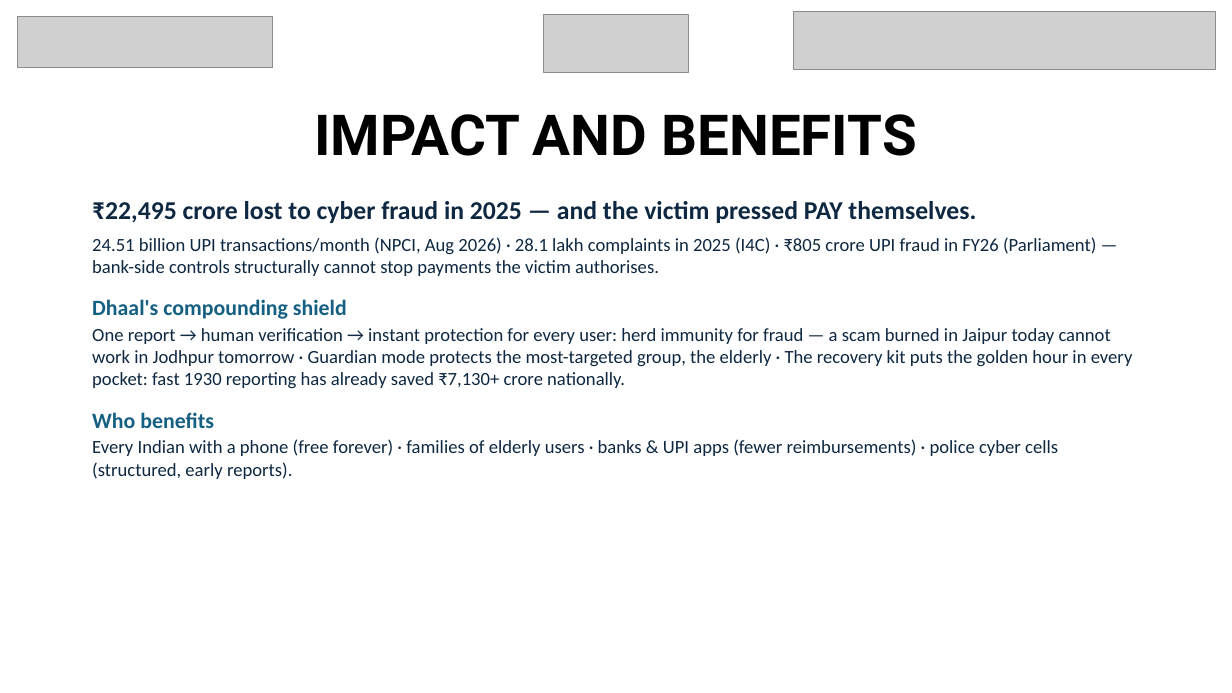
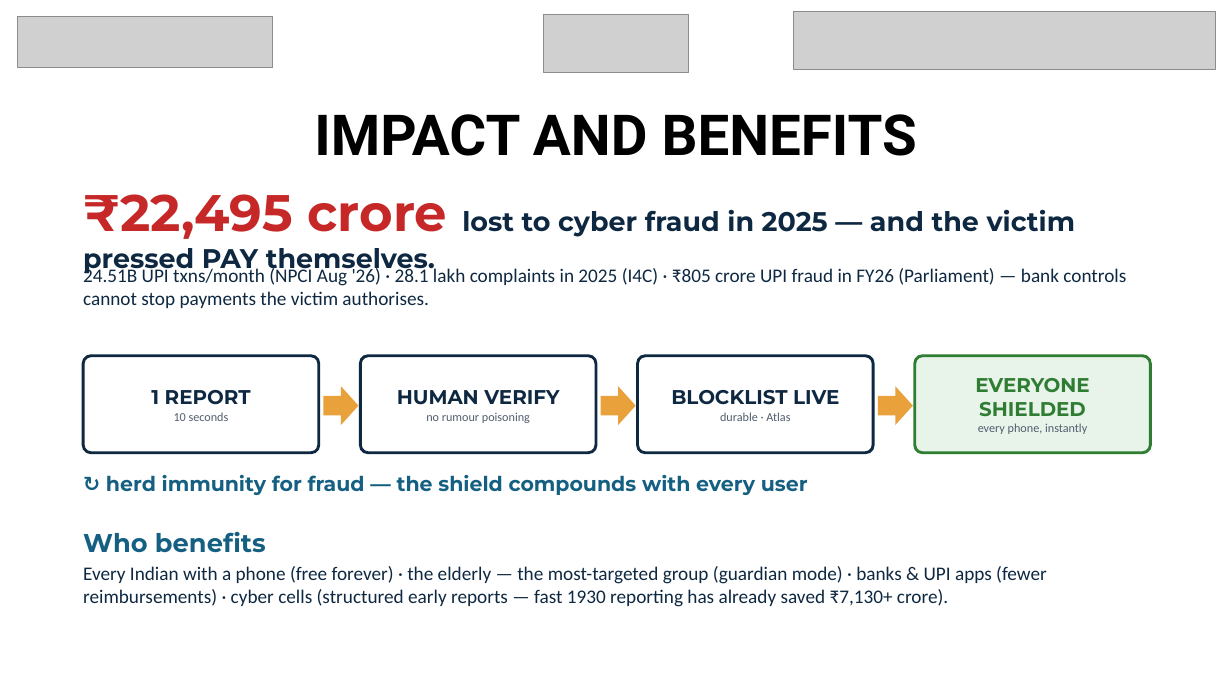
Before and after one commit to SaudSatopay/Dhaal, a slide deck: slide 6 of pitch/Dhaal-HackX-submission.pptx. Drawn at 1232x693 pixels with LibreOffice and Linux fonts; fonts in the diff are those of the drawing; grey boxes stand for pictures. Boxes give left, top, right and bottom in pixels: in the first picture for what was removed or moved away, otherwise in the second. Text is boxed around its words. In the diff, an @@ line names an element or a change of style, - is before the commit and + after.

```diff
--- a/pitch/Dhaal-HackX-submission.pptx
+++ b/pitch/Dhaal-HackX-submission.pptx
@@ text "₹22,495 crore lost to cyber ...": place and size @@
-text "₹22,495 crore lost to cyber ..." at (92,201,1133,479)
+text "₹22,495 crore lost to cyber ..." at (83,194,1075,275)
@@ text "₹22,495 crore lost to cyber ..." at (83,194,1075,275): size 20 to 40 pt, text colour #0E2841 to #C62828 in "₹22,495 crore"; size 20 to 21 pt in "lost to cyber fraud in 2025 — ..."; font Calibri to Montserrat; less space between paragraphs @@
@@ text at (92,237,1133,479): paragraphs removed @@
-24.51 billion UPI transactions/month (NPCI, Aug 2026) · 28.1 lakh complaints in 2025 (I4C) · ₹805 crore UPI fraud in FY26 (Parliament) — bank-side controls structurally cannot stop payments the victim authorises.
-Dhaal's compounding shield
-One report → human verification → instant protection for every user: herd immunity for fraud — a scam burned in Jaipur today cannot work in Jodhpur tomorrow · Guardian mode protects the most-targeted group, the elderly · The recovery kit puts the golden hour in every pocket: fast 1930 reporting has already saved ₹7,130+ crore nationally.
-Who benefits
-Every Indian with a phone (free forever) · families of elderly users · banks & UPI apps (fewer reimbursements) · police cyber cells (structured, early reports).
@@ text added at (83,266,1126,308), 15 pt, text #0E2841 @@
+24.51B UPI txns/month (NPCI Aug '26) · 28.1 lakh complaints in 2025 (I4C) · ₹805 crore UPI fraud in FY26 (Parliament) — bank controls cannot stop payments the victim authorises.
@@ rounded rectangle added at (83,356,319,453), fill #FFFFFF, outline #0E2841 2.25 pt, 9.5 pt, text #515E6E @@
+1 REPORT
+10 seconds
@@ rounded rectangle added at (360,356,596,453), fill #FFFFFF, outline #0E2841 2.25 pt, 9.5 pt, text #515E6E @@
+HUMAN VERIFY
+no rumour poisoning
@@ rounded rectangle added at (638,356,873,453), fill #FFFFFF, outline #0E2841 2.25 pt, 15.5 pt, text #0E2841, bold @@
+BLOCKLIST LIVE
+durable · Atlas
@@ rounded rectangle added at (915,356,1151,453), fill #E8F3EA, outline #2E7D32 2.25 pt, 9.5 pt, text #515E6E @@
+EVERYONE SHIELDED
+every phone, instantly
@@ right arrow added at (323,386,359,425), fill #E8A13B @@
@@ right arrow added at (601,386,636,425), fill #E8A13B @@
@@ right arrow added at (878,386,913,425), fill #E8A13B @@
@@ text added at (106,475,808,495), 16 pt, text #156082, bold @@
+↻ herd immunity for fraud — the shield compounds with every user
@@ text added at (83,532,1047,607), 15 pt, text #0E2841 @@
+Who benefits
+Every Indian with a phone (free forever) · the elderly — the most-targeted group (guardian mode) · banks & UPI apps (fewer reimbursements) · cyber cells (structured early reports — fast 1930 reporting has already saved ₹7,130+ crore).
```
Also in this commit, not shown: 7 other slides changed, 1 other file.
